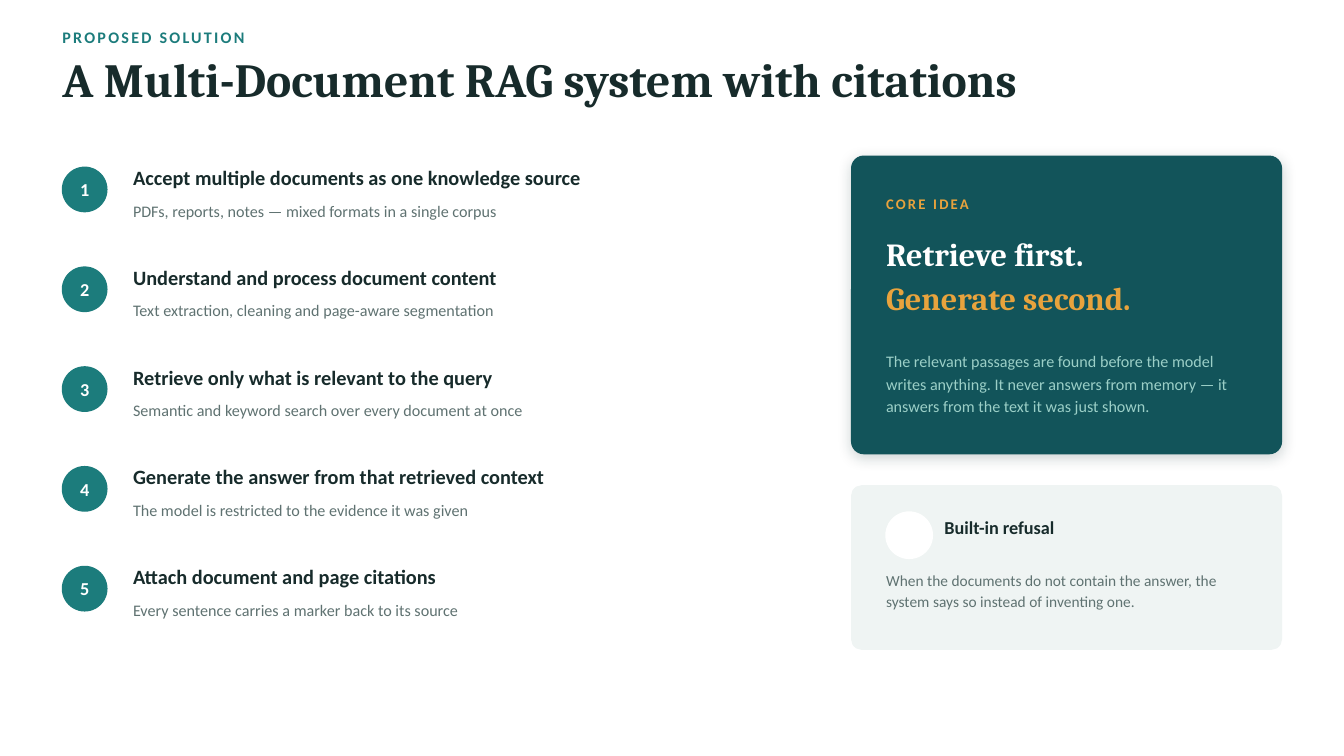
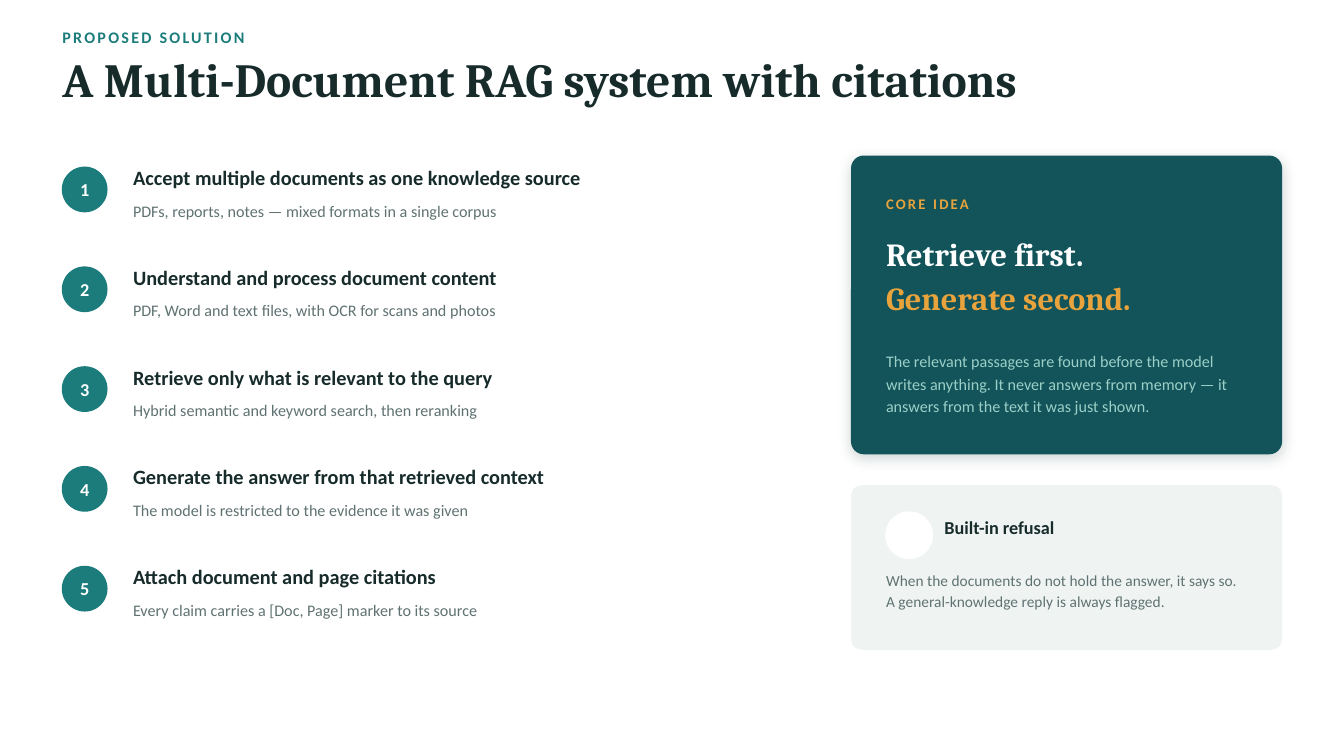
Before and after one commit to Roshan-w/Rag_AI, a slide deck: slide 3 of frontend/public/Multi-Document-RAG-with-Citations.pptx. Drawn at 1344x756 pixels with LibreOffice and Linux fonts; fonts in the diff are those of the drawing; background and template pictures are left out. Boxes give left, top, right and bottom in pixels: in the first picture for what was removed or moved away, otherwise in the second. Text is boxed around its words. In the diff, an @@ line names an element or a change of style, - is before the commit and + after.

```diff
--- a/frontend/public/Multi-Document-RAG-with-Citations.pptx
+++ b/frontend/public/Multi-Document-RAG-with-Citations.pptx
@@ text at (x1=133, y1=305, x2=495, y2=319): text changed @@
-Text extraction, cleaning and page-aware segmentation
+PDF, Word and text files, with OCR for scans and photos
@@ text at (x1=133, y1=405, x2=477, y2=419): text changed @@
-Semantic and keyword search over every document at once
+Hybrid semantic and keyword search, then reranking
@@ text at (x1=886, y1=575, x2=1237, y2=610): text changed @@
-When the documents do not contain the answer, the system says so instead of inventing one.
+When the documents do not hold the answer, it says so. A general-knowledge reply is always flagged.
@@ text at (x1=133, y1=604, x2=477, y2=619): text changed @@
-Every sentence carries a marker back to its source
+Every claim carries a [Doc, Page] marker to its source
```
Also in this commit, not shown: 5 other slides changed, 1 slide added, 13 other files.
